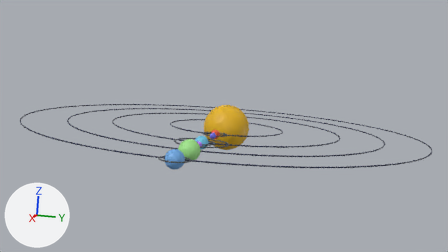
One commit to the Blender file solarsystem.blend: the scene before it, then after it.
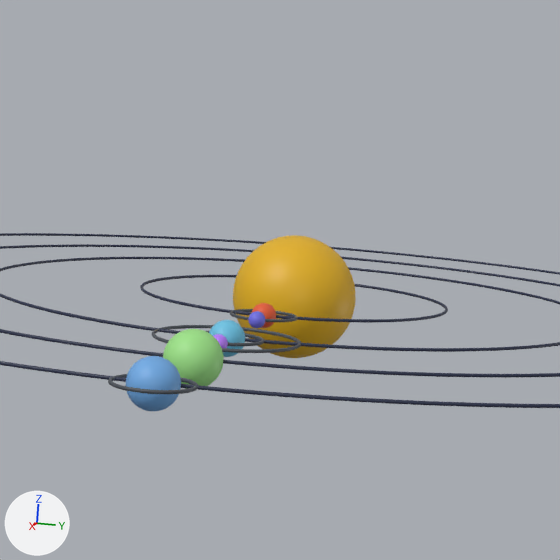
There are two pictures of each version: one from the file's camera 'Camera.001', one close up on the part from 26% to 72% of the width and 7% to 89% of the height. Arrows for +X, +Y and +Z are at lower left; the lights stay in place.

Names of what the first close-up shows: 'Planet.1', 'Planet.2', 'Planet.3', 'Planet.4', 'Satellite.1', 'Satellite.2', 'Sun', 'Torus-Planet.1-Sun-orbit', 'Torus-Planet.2-Sun-orbit', 'Torus-Planet.3-Sun-orbit', 'Torus-Planet.4-Sun-orbit', 'Torus-Satellite.1-Planet.1-orbit', 'Torus-Satellite.3-Planet.2-orbit'.
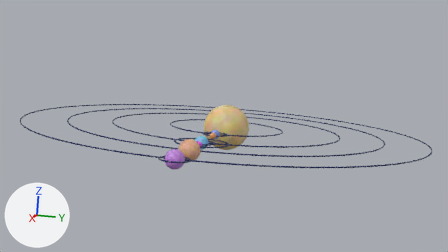
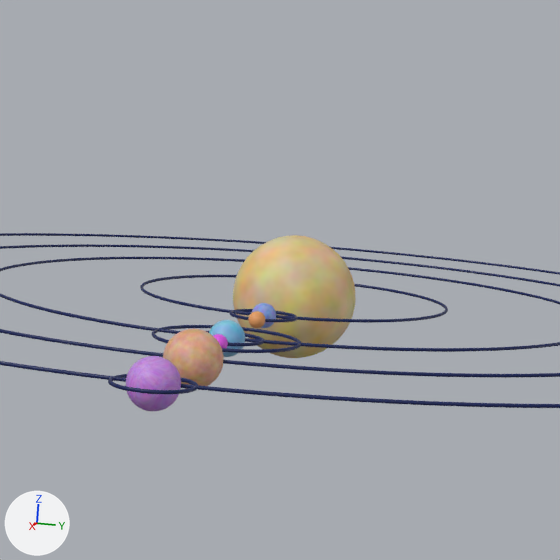
Pixel boxes [x1, y1, x2, y2] of what changed, in the close-ups (560 x 560 px):
'Sun', recoloured (yellow to beige): [233, 235, 355, 358] in both
'Torus-Planet.2-Sun-orbit', recoloured: [16, 259, 411, 351] in both
'Planet.3', recoloured (green to brown): [163, 329, 224, 389] in both
'Planet.4', recoloured (blue to purple): [126, 356, 181, 411] in both
'Torus-Planet.1-Sun-orbit', recoloured: [181, 275, 358, 322] in both
'Torus-Satellite.3-Planet.2-orbit', recoloured (grey to blue): [152, 325, 301, 353] in both
'Planet.2', recoloured (cyan to blue): [209, 320, 245, 357] in both
'Planet.1', recoloured (red to blue): [252, 303, 276, 328] in both
'Torus-Satellite.1-Planet.1-orbit', recoloured (grey to blue): [229, 309, 298, 322] in both
'Satellite.1', recoloured (blue to orange): [248, 311, 265, 328] in both
'Satellite.2', recoloured: [213, 334, 228, 348] in both

The change, as a diff of the scene's bpy script:
```diff
--- a/solarsystem.blend.py
+++ b/solarsystem.blend.py
@@ mat_material_004 @@
 mat_material_004 = principled_material('Material.004')
-mat_material_004.base_color = (0.154, 0.567, 0.8)  # cyan #6dc6e7
+mat_material_004.base_color = (0.8, 0.345, 0.121)  # orange #e79f62
@@ mat_material_007 @@
 mat_material_007 = principled_material('Material.007')
-mat_material_007.base_color = (0.356, 0.8, 0.256)  # green #a1e78a
+mat_material_007.base_color = (0.0, 0.01, 0.1)  # dark blue #001959
@@ mat_material_008 @@
 mat_material_008 = principled_material('Material.008')
-mat_material_008.base_color = (0.168, 0.416, 0.8)  # blue #72ade7
+mat_material_008.base_color = (0.0, 0.01, 0.1)  # dark blue #001959
@@ mat_material_003 @@
 mat_material_003 = principled_material('Material.003')
-mat_material_003.base_color = (0.164, 0.159, 0.8)  # blue #716fe7
+mat_material_003.base_color = (0.757, 0.0986, 0.8)  # pink #e258e7
@@ mat_material_005 @@
 mat_material_005 = principled_material('Material.005')
-mat_material_005.base_color = (0.508, 0.22, 1.0)  # purple #bd81ff
+mat_material_005.base_color = (0.0, 0.01, 0.1)  # dark blue #001959
@@ mat_material @@
+mat_material = bpy.data.materials.new('Material')
+# nodes: BsdfPrincipled, Mix, OutputMaterial, TexNoise
+# colours: purple #cc00ff
@@ mat_material_018 @@
+mat_material_018 = bpy.data.materials.new('Material.018')
+# nodes: BsdfPrincipled, Mix, OutputMaterial, TexNoise
+# colours: orange #ff9600
@@ mat_material_020 @@
+mat_material_020 = bpy.data.materials.new('Material.020')
+# nodes: BsdfPrincipled, Mix, OutputMaterial, TexNoise
+# colours: cyan #00c3ff
@@ mat_material_021 @@
+mat_material_021 = bpy.data.materials.new('Material.021')
+# nodes: BsdfPrincipled, Mix, OutputMaterial, TexNoise
+# colours: blue #0071ff
@@ mat_material_019 @@
+mat_material_019 = bpy.data.materials.new('Material.019')
+# nodes: BsdfPrincipled, Mix, OutputMaterial, TexNoise
+# colours: yellow #ffce00
@@ me_icosphere_209 @@
 me_icosphere_209.from_pydata(...)  # 642 vertices, 1280 faces; spans x -8.0..8.0, y -8.0..8.0, z -8.0..8.0
-me_icosphere_209.materials.append(mat_material_001)  # yellow #e7b414
+me_icosphere_209.materials.append(mat_material_019)
@@ me_icosphere_210 @@
 me_icosphere_210.from_pydata(...)  # 642 vertices, 1280 faces; spans x -1.5..1.5, y -1.5..1.5, z -1.5..1.5
-me_icosphere_210.materials.append(mat_material_002)  # orange #e75c32
+me_icosphere_210.materials.append(mat_material_021)
@@ me_torus_029 @@
 me_torus_029.from_pydata(...)  # 576 vertices, 576 faces; spans x -20.1..20.1, y -20.1..20.1, z -0.2..0.2
-me_torus_029.materials.append(mat_material_010)  # dark blue #272f4b
+me_torus_029.materials.append(mat_material_005)  # dark blue #001959
@@ me_icosphere_211 @@
 me_icosphere_211.from_pydata(...)  # 642 vertices, 1280 faces; spans x -2.0..2.0, y -2.0..2.0, z -2.0..2.0
-me_icosphere_211.materials.append(mat_material_004)  # cyan #6dc6e7
+me_icosphere_211.materials.append(mat_material_020)
@@ me_torus_030 @@
 me_torus_030.from_pydata(...)  # 576 vertices, 576 faces; spans x -40.1..40.1, y -40.1..40.1, z -0.2..0.2
-me_torus_030.materials.append(mat_material_011)  # dark blue #272f4b
+me_torus_030.materials.append(mat_material_007)  # dark blue #001959
@@ me_icosphere_212 @@
 me_icosphere_212.from_pydata(...)  # 642 vertices, 1280 faces; spans x -3.0..3.0, y -3.0..3.0, z -3.0..3.0
-me_icosphere_212.materials.append(mat_material_007)  # green #a1e78a
+me_icosphere_212.materials.append(mat_material_018)
@@ me_icosphere_213 @@
 me_icosphere_213.from_pydata(...)  # 642 vertices, 1280 faces; spans x -2.5..2.5, y -2.5..2.5, z -2.5..2.5
-me_icosphere_213.materials.append(mat_material_008)  # blue #72ade7
+me_icosphere_213.materials.append(mat_material)
@@ me_icosphere_214 @@
 me_icosphere_214.from_pydata(...)  # 642 vertices, 1280 faces; spans x -1.0..1.0, y -1.0..1.0, z -1.0..1.0
-me_icosphere_214.materials.append(mat_material_003)  # blue #716fe7
+me_icosphere_214.materials.append(mat_material_004)  # orange #e79f62
@@ me_torus_033 @@
 me_torus_033.from_pydata(...)  # 576 vertices, 576 faces; spans x -4.1..4.1, y -4.1..4.1, z -0.2..0.2
-me_torus_033.materials.append(mat_material_014)  # dark grey #4b5159
+me_torus_033.materials.append(mat_material_006)  # blue #6d67e7
@@ me_icosphere_215 @@
 me_icosphere_215.from_pydata(...)  # 642 vertices, 1280 faces; spans x -1.0..1.0, y -1.0..1.0, z -1.0..1.0
-me_icosphere_215.materials.append(mat_material_005)  # purple #bd81ff
+me_icosphere_215.materials.append(mat_material_003)  # pink #e258e7
@@ me_torus_035 @@
 me_torus_035.from_pydata(...)  # 576 vertices, 576 faces; spans x -8.1..8.1, y -8.1..8.1, z -0.2..0.2
-me_torus_035.materials.append(mat_material_015)  # dark grey #4b5159
+me_torus_035.materials.append(mat_material_008)  # dark blue #001959
```
